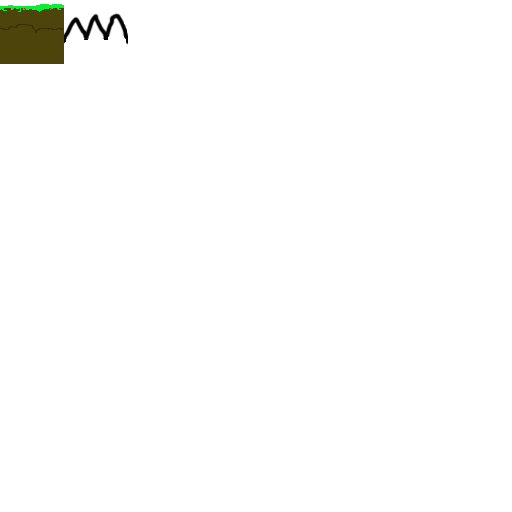
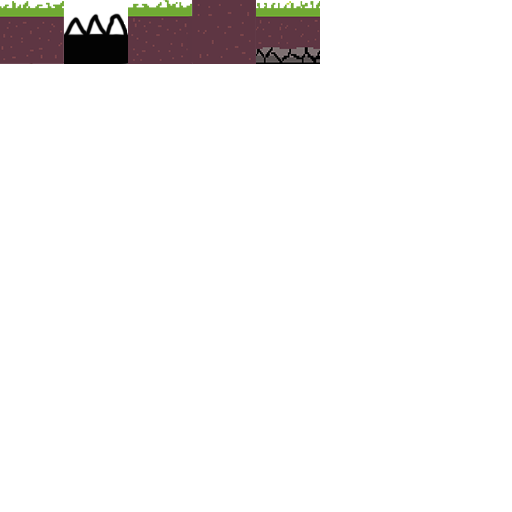
Before/after of a 512px x 512px layered artwork. What changed in the layer stack:
added layer "Floating Grass Tile less long" above "Dirt Block" over <box>256,1,320,64</box>
added layer "Dirt Block" above "Grass Tile 2" over <box>192,0,256,64</box>
added layer "Grass Tile 2" above "Grass Tile 1" over <box>128,0,198,65</box>
added layer "Grass Tile 1" above "Layer 2" over <box>0,1,64,64</box>
painted on "Layer 2" over <box>64,33,128,47</box>
painted on "Layer 1" over <box>0,4,64,64</box>
removed layer "Background" over <box>0,0,320,65</box>
added layer "Layer 0" over <box>0,0,320,65</box>
